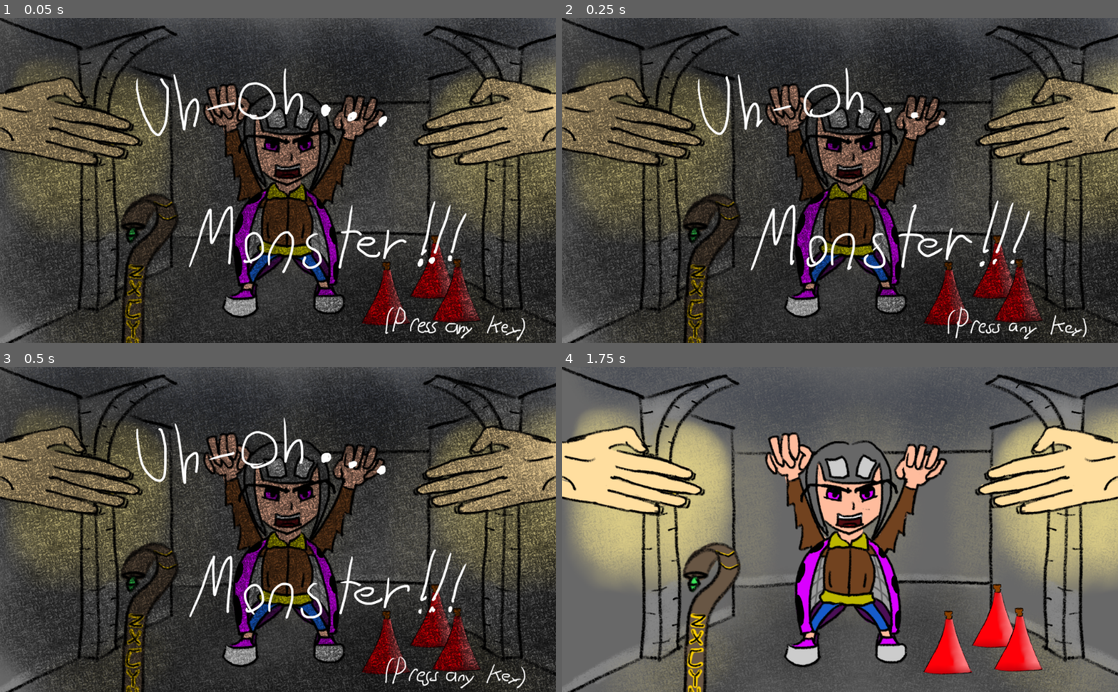
Above: before the commit, frames 1-4 (two rows, left to right).
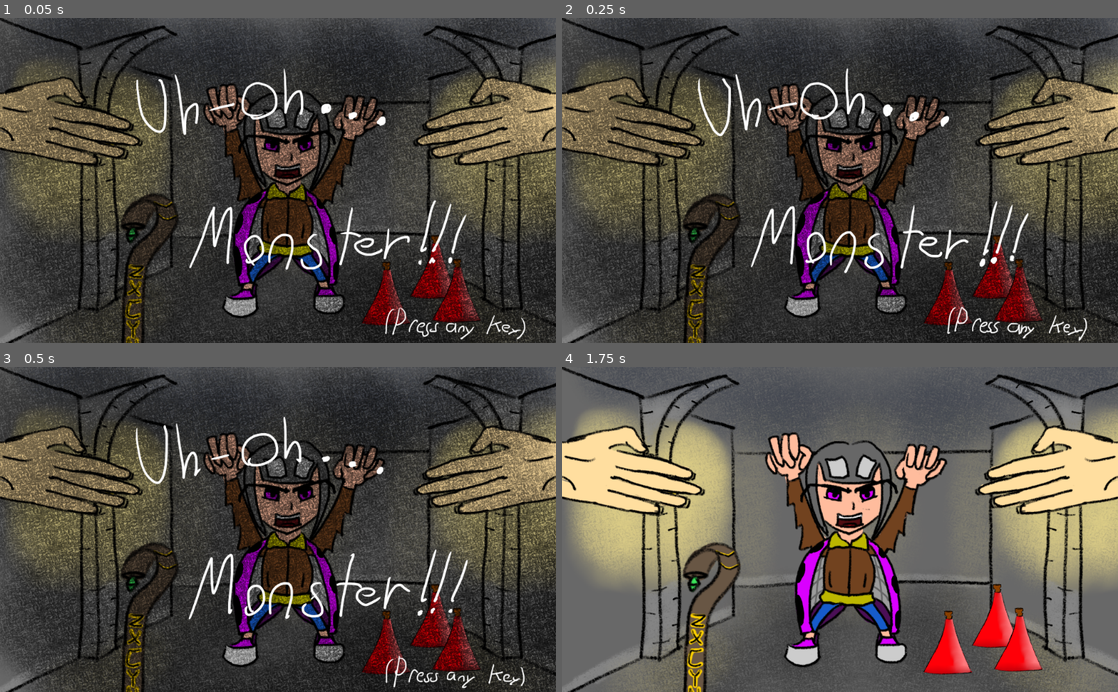
Above: after the commit, the same moments.

Repository: HumbleSolipsist/gmtk-hand-game
Game: Godot game, scene res://World.tscn
The game is run twice, just before and just after one commit, with the same random seed, the same clock (stepped at 60 frames per second) and the same inputs.
Inputs (mouse positions are in pixels of both pictures, inside the frame that each line leads up to):
- Up to frame 1 (0.05 s): no input
- Up to frame 2 (0.25 s): no input
- Up to frame 3 (0.5 s): no input
- Up to frame 4 (1.75 s): tap Enter at 0.5 s; move the mouse to (962, 513) at 0.52 s; click (962, 513) at 0.67 s; tap Space at 1.25 s; move the mouse to (728, 545) at 1.27 s; click (728, 545) at 1.42 s

The runs differ from the first frame. In frame 1, 2.8% of the frame differs, in the area x 24-95%, y 15-100%; in frame 2, 3.1%; in frame 3, 2.7%; in frame 4, nothing differs.

Commit message:
new blood pics

Diff:
--- a/World.tscn
+++ b/World.tscn
@@ -157,21 +157,20 @@
 [node name="slide1" type="AnimatedSprite" parent="opening_screen"]
 visible = false
 frames = SubResource( 5 )
-frame = 2
+frame = 1
 playing = true
 centered = false
 
 [node name="slide2" type="AnimatedSprite" parent="opening_screen"]
 visible = false
 frames = SubResource( 6 )
-frame = 2
+frame = 1
 playing = true
 centered = false
 
 [node name="slide3" type="AnimatedSprite" parent="opening_screen"]
 visible = false
 frames = SubResource( 7 )
-frame = 1
 playing = true
 centered = false
 
@@ -183,7 +182,7 @@
 
 [node name="slide" type="AnimatedSprite" parent="end_screen"]
 frames = SubResource( 8 )
-frame = 2
+frame = 1
 playing = true
 centered = false
 
--- a/blood_drop.tscn
+++ b/blood_drop.tscn
@@ -1,12 +1,11 @@
 [gd_scene load_steps=3 format=2]
 
 [ext_resource path="res://blood_drop.gd" type="Script" id=1]
-[ext_resource path="res://assets/items/plank/wood-plank.jpg" type="Texture" id=2]
+[ext_resource path="res://assets/splats/blood.png" type="Texture" id=2]
 
 [node name="blood_drop" type="Node2D"]
 script = ExtResource( 1 )
 
-[node name="wood-plank" type="Sprite" parent="."]
-position = Vector2( -5.1355, 8.36865 )
-scale = Vector2( 0.1, 1 )
+[node name="blood" type="Sprite" parent="."]
+scale = Vector2( 0.4, 0.4 )
 texture = ExtResource( 2 )
Binary file added: assets/splats/blood.png
Not shown, added: assets/splats/blood.png.import
Not shown, added: assets/splats/blood.kra
